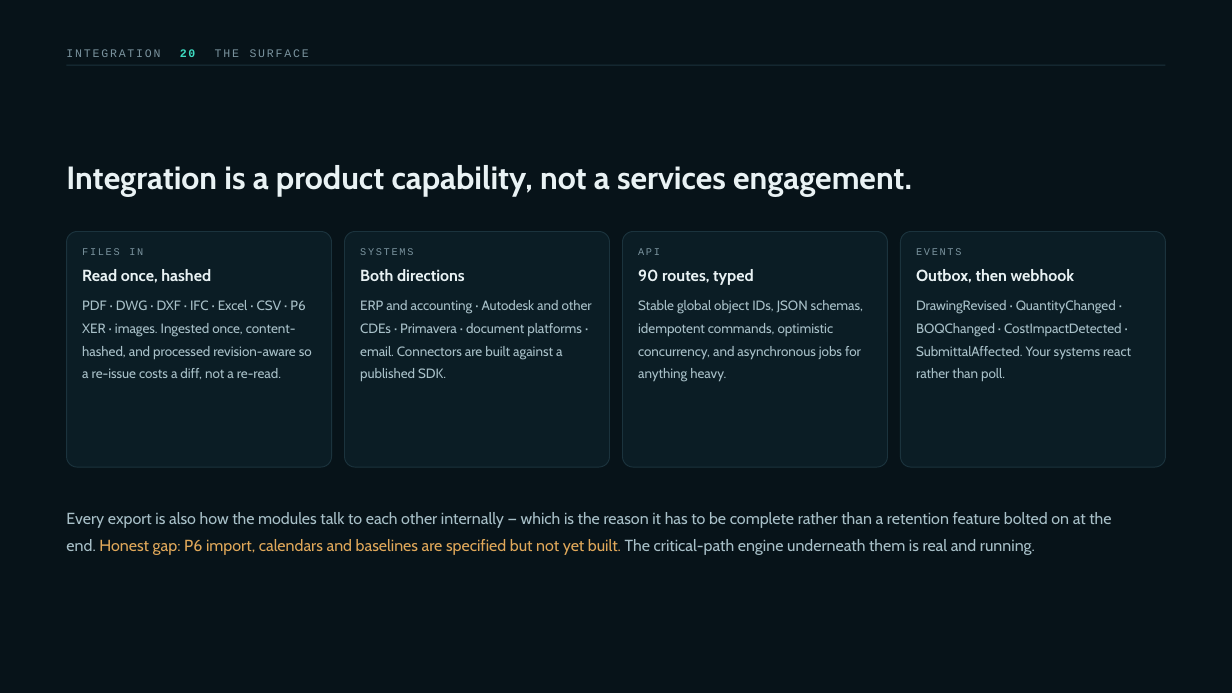
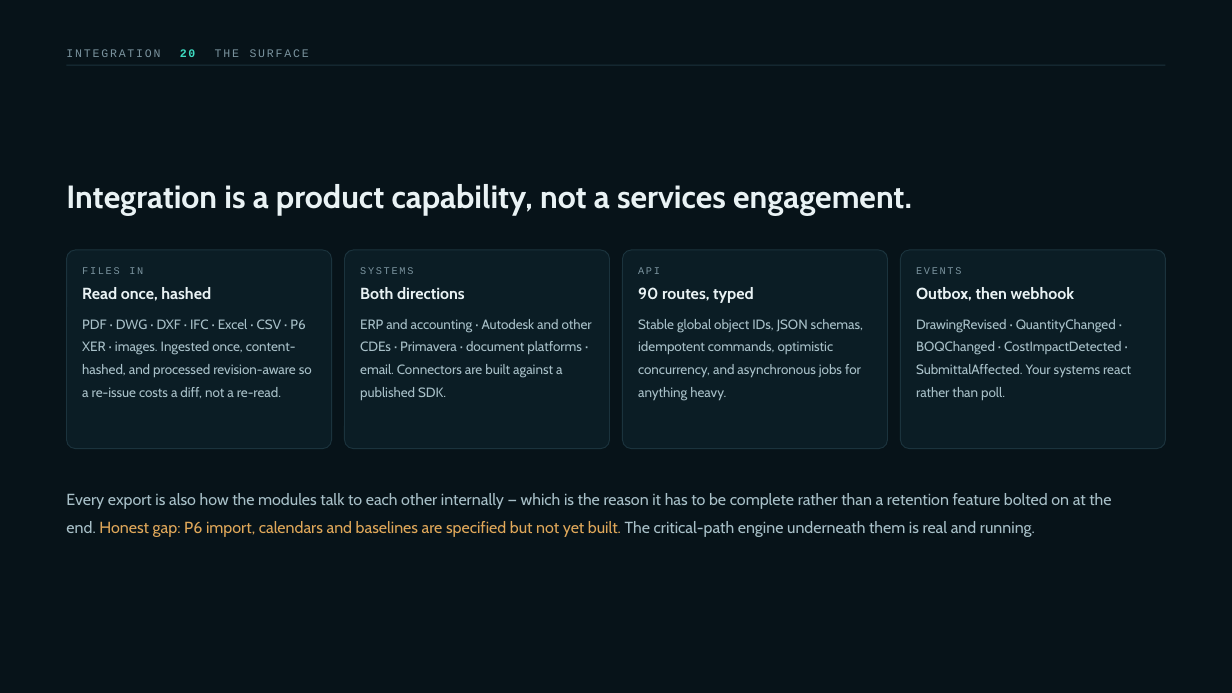
Before and after one commit to divya053/newcomplete, a slide deck: slide 22 of Preckon-system/deliverables/Preckon-Enterprise-Briefing-v2.pptx. Drawn at 1232x693 pixels with LibreOffice and Linux fonts; fonts in the diff are those of the drawing. Boxes give left, top, right and bottom in pixels: in the first picture for what was removed or moved away, otherwise in the second. Text is boxed around its words. In the diff, an @@ line names an element or a change of style, - is before the commit and + after.

```diff
--- a/Preckon-system/deliverables/Preckon-Enterprise-Briefing-v2.pptx
+++ b/Preckon-system/deliverables/Preckon-Enterprise-Briefing-v2.pptx
@@ text "Integration is a product capability, ...": place and size @@
-text "Integration is a product capability, ..." at <box>66,165,912,197</box>
+text "Integration is a product capability, ..." at <box>66,184,912,215</box>
@@ rounded rectangle: place and size @@
-rounded rectangle at <box>67,231,332,467</box>
+rounded rectangle at <box>67,250,332,448</box>
@@ text "FILES IN": place and size @@
-text "FILES IN" at <box>82,248,312,379</box>
+text "FILES IN" at <box>82,267,312,398</box>
@@ rounded rectangle: place and size @@
-rounded rectangle at <box>345,231,610,467</box>
+rounded rectangle at <box>345,250,610,448</box>
@@ text "SYSTEMS": place and size @@
-text "SYSTEMS" at <box>360,248,592,381</box>
+text "SYSTEMS" at <box>360,267,592,400</box>
@@ rounded rectangle: place and size @@
-rounded rectangle at <box>623,231,888,467</box>
+rounded rectangle at <box>623,250,888,448</box>
@@ text "API": place and size @@
-text "API" at <box>638,248,863,382</box>
+text "API" at <box>638,267,863,400</box>
@@ rounded rectangle: place and size @@
-rounded rectangle at <box>900,231,1165,467</box>
+rounded rectangle at <box>900,250,1165,448</box>
@@ text "EVENTS": place and size @@
-text "EVENTS" at <box>916,248,1131,381</box>
+text "EVENTS" at <box>916,267,1131,400</box>
@@ text "Every export is also how ...": place and size @@
-text "Every export is also how ..." at <box>66,512,1111,555</box>
+text "Every export is also how ..." at <box>66,493,1111,537</box>
```
Also in this commit, not shown: 2 other slides changed, 1 other file.
